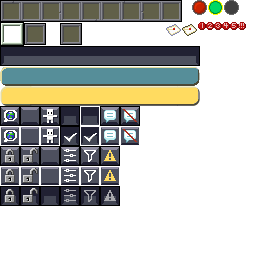
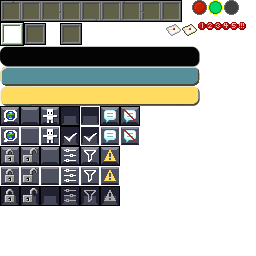
Layer changes from the first 256×256 image to the second:
added layer "disabled button" above "Pasted Layer #2" over (0, 46, 201, 68)
painted on "widgets.png" over (0, 46, 200, 66)
